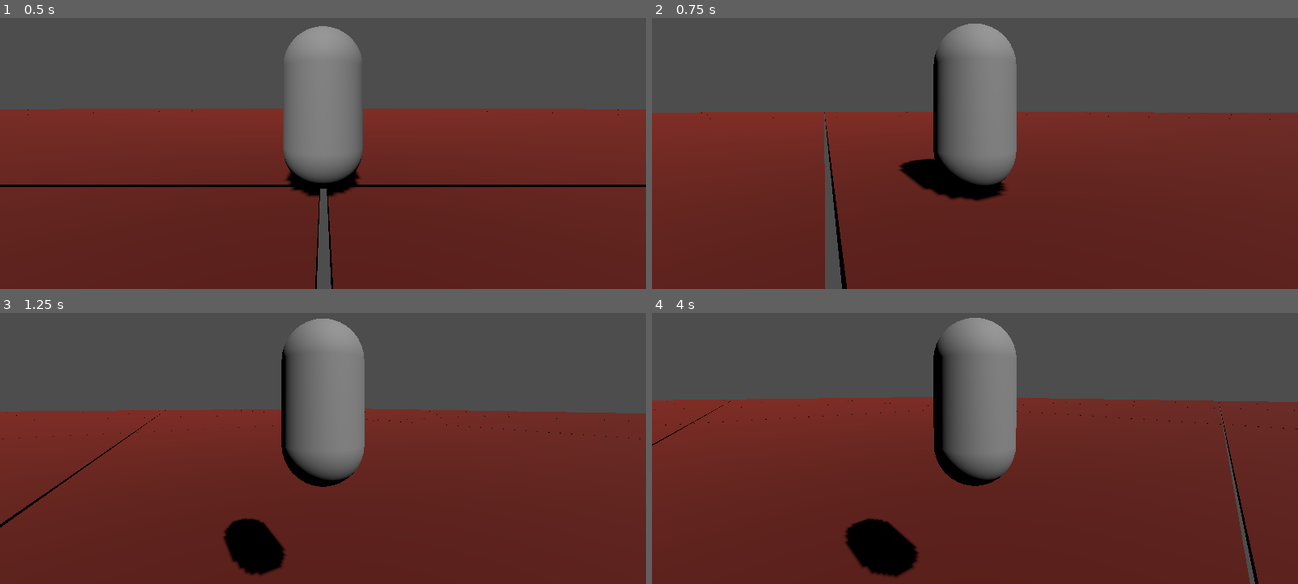
Above: before the commit, frames 1-4 (two rows, left to right).
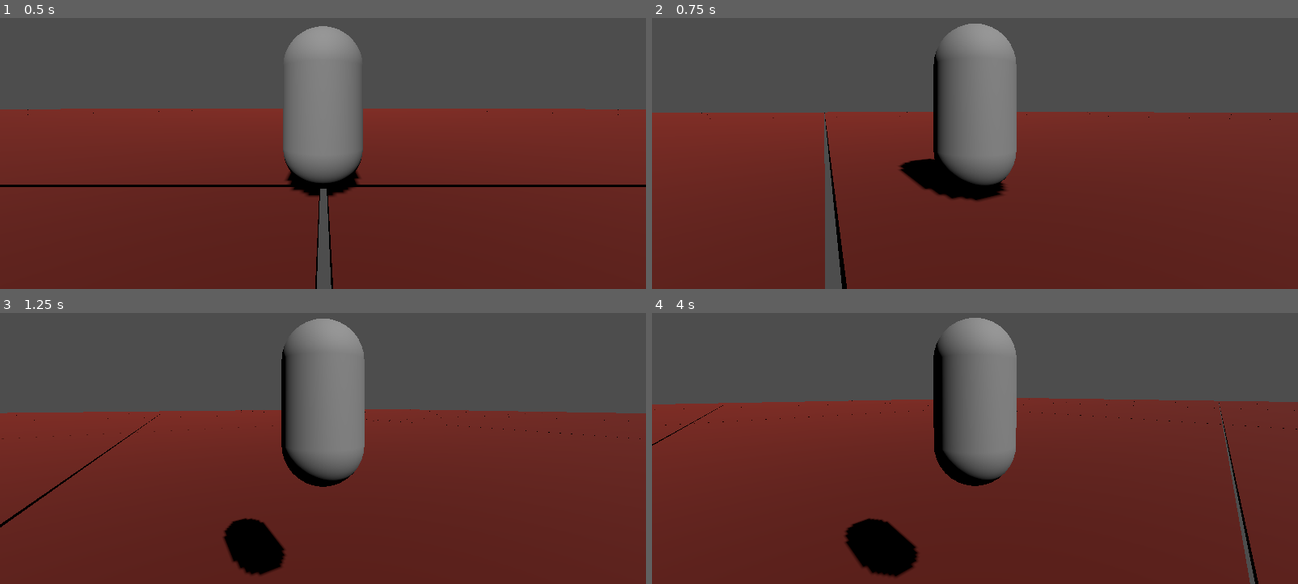
Above: after the commit, the same moments.

Repository: xwilson03/OpenWorldTest
Game: Godot game, scene res://scenes/root.tscn
Same seed, same stepped clock (60 frames per second), same inputs: the game is played once before the commit and once after it.
Inputs (mouse positions are in pixels of both pictures, inside the frame that each line leads up to):
- Up to frame 1 (0.5 s): no input
- Up to frame 2 (0.75 s): tap Enter at 0.5 s; move the mouse to (1007, 104) at 0.52 s; hold W (move_forward) from 0.53 s (still down); tap Mouse wheel up (zoom_in) at 0.6 s
- Up to frame 3 (1.25 s): keep holding W (move_forward); tap Space (jump) at 0.77 s
- Up to frame 4 (4 s): keep holding W (move_forward); move the mouse to (942, 405) at 1.27 s; tap Mouse wheel down (zoom_out) at 1.35, 2.85 s; tap Space (jump) at 1.52, 3.02, 3.77 s; move the mouse to (987, 397) at 2.02 s; tap Mouse wheel up (zoom_in) at 2.1, 3.6 s; move the mouse to (968, 407) at 2.77 s; move the mouse to (1020, 407) at 3.52 s

Frame 1 is identical in both runs. In frame 2, less than 0.1% of the frame differs, in the area x 7-28%, y 34-35%; in frame 3, 0.2%; in frame 4, 0.5%, in the area x 0-44%, y 31-34%.

Commit message:
removes player chunk tracking

Diff:
--- a/scripts/globals.gd
+++ b/scripts/globals.gd
@@ -15,12 +15,6 @@
 static var set_camera_x := Signal(instance._set_camera_x)
 static var set_camera_y := Signal(instance._set_camera_y)
 static var set_camera_dist := Signal(instance._set_camera_dist)
-
-# World (Private/Instanced)
-signal _entered_new_chunk(direction: DIRECTION)
-
-# World (Public/Static)
-static var entered_new_chunk := Signal(instance._entered_new_chunk)
 
 # # # # # # # # # # # # # # # # # # # # # # # # # # # # # # # #   Variables
 
--- a/scripts/player.gd
+++ b/scripts/player.gd
@@ -51,33 +51,3 @@
 
     # Apply velocity
     move_and_slide()
-    update_chunk_pos()
-
-# Emit signal when crossing chunk boundaries
-func update_chunk_pos() -> void:
-    # Update position within current chunk
-    chunk_position += get_position_delta()
-
-    # Calculate chunk boundaries using globals
-    var positive_bound: float = (Globals.chunk_size + Globals.chunk_boundary_tolerance)
-    var negative_bound: float = -Globals.chunk_boundary_tolerance
-
-    # X_POS
-    if chunk_position.x >= positive_bound:
-        chunk_position.x -= Globals.chunk_size
-        Globals.entered_new_chunk.emit(Globals.DIRECTION.X_POS)
-
-    # X_NEG
-    elif chunk_position.x < negative_bound:
-        chunk_position.x += Globals.chunk_size
-        Globals.entered_new_chunk.emit(Globals.DIRECTION.X_NEG)
-
-    # Z_POS
-    if chunk_position.z >= positive_bound:
-        chunk_position.z -= Globals.chunk_size
-        Globals.entered_new_chunk.emit(Globals.DIRECTION.Z_POS)
-
-    # Z_NEG
-    elif chunk_position.z < negative_bound:
-        chunk_position.z += Globals.chunk_size
-        Globals.entered_new_chunk.emit(Globals.DIRECTION.Z_NEG)
--- a/scripts/world_generator.gd
+++ b/scripts/world_generator.gd
@@ -23,9 +23,6 @@
     Globals.high_lod_distance = high_lod_distance
     Globals.medium_lod_distance = medium_lod_distance
 
-    # Connect global signals
-    Globals.entered_new_chunk.connect(_on_entered_new_chunk)
-
     # Allocate chunk array
     var row_size: int = Globals.world_radius * 2
     world_size = Vector2i(row_size, row_size)
@@ -35,6 +32,3 @@
         chunk_scene,
         Vector2(chunk_size, chunk_size)
     )
-
-func _on_entered_new_chunk(direction: Globals.DIRECTION) -> void:
-    world_chunks.move(direction)
